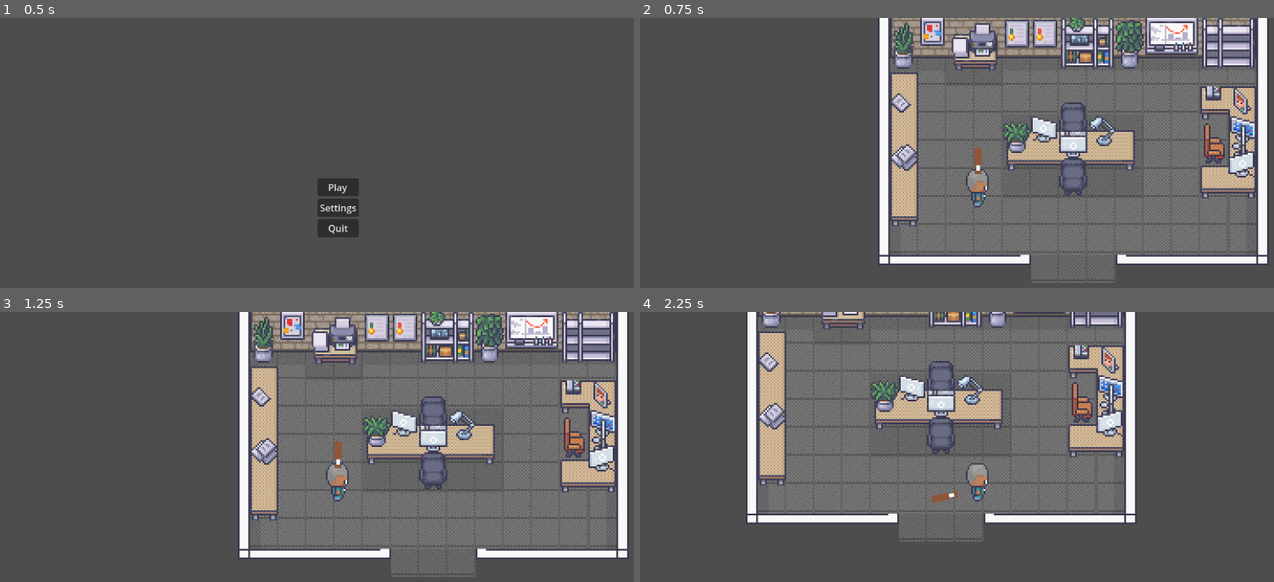
Above: before the commit, frames 1-4 (two rows, left to right).
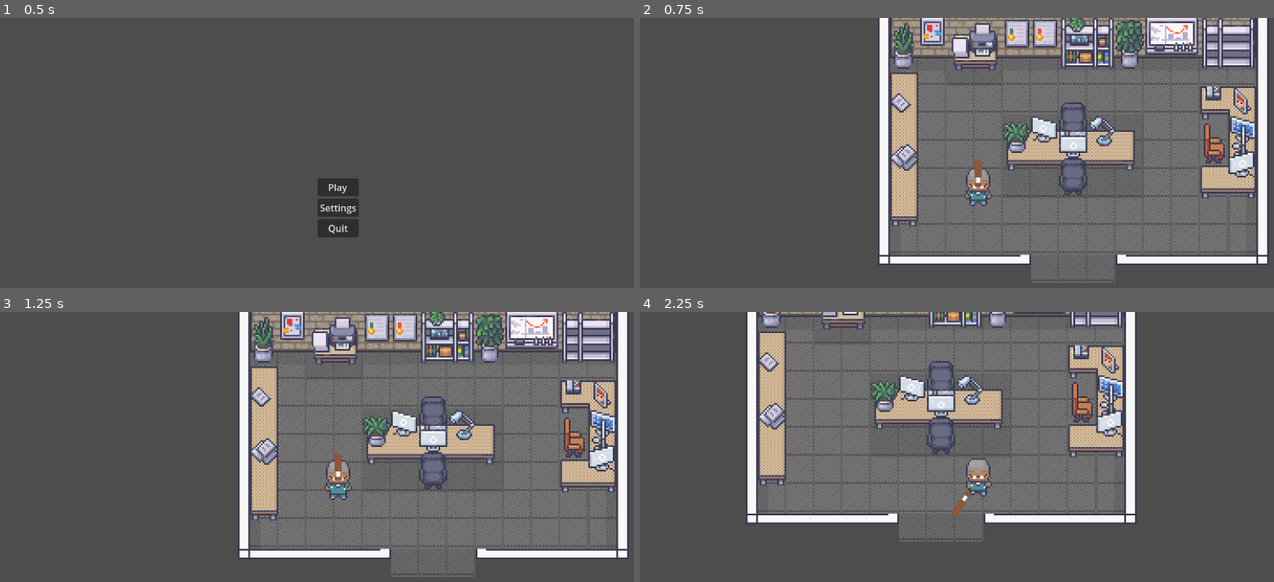
Above: after the commit, the same moments.

Repository: Towafius/AdroitGameJam
Game: Godot game, scene res://Scenes/Menu/MainMenu.tscn
Same seed, same stepped clock (60 frames per second), same inputs: the game is played once before the commit and once after it.
Inputs (mouse positions are in pixels of both pictures, inside the frame that each line leads up to):
- Up to frame 1 (0.5 s): no input
- Up to frame 2 (0.75 s): click "Play" at 0.5 s
- Up to frame 3 (1.25 s): no input
- Up to frame 4 (2.25 s): tap Enter at 1.25 s; move the mouse to (1128, 482) at 1.27 s; press the mouse at (1128, 482) at 1.28 s; hold D (move_right) 1.28-2.03 s; move the mouse to (842, 519) at 2.02 s; release the mouse at (842, 519) at 2.03 s; hold S (move_down) from 2.03 s (still down); click (842, 519) at 2.1 s

Frame 1 is identical in both runs. In frame 2, 0.4% of the frame differs, in the area x 51-56%, y 48-71%; in frame 3, 0.4%; in frame 4, 0.6%, in the area x 45-56%, y 54-76%.

Commit message:
Player Animations

Diff:
--- a/adriotgamejam2025/Scenes/Player/player.gd
+++ b/adriotgamejam2025/Scenes/Player/player.gd
@@ -1,7 +1,10 @@
 extends CharacterBody2D
 
+@onready var animation_player: AnimationPlayer = $AnimationPlayer
 
 const SPEED = 100
+
+var last_direction = Vector2(0,1)
 
 func _physics_process(delta: float) -> void:
 	# Get the input direction and handle the movement/deceleration.
@@ -15,4 +18,36 @@
 		velocity.x = move_toward(velocity.x, 0, SPEED)
 		velocity.y = move_toward(velocity.y, 0, SPEED)
 
+	handle_animation(direction)
+
+	if(direction):
+		last_direction = direction
+
 	move_and_slide()
+
+
+func handle_animation(direction:Vector2):
+	if(direction.is_equal_approx(Vector2.ZERO)):
+		if last_direction.x:
+			if last_direction.x > 0:
+				animation_player.play("idle_right")
+			else:
+				animation_player.play("idle_left")
+		elif last_direction.y:
+			if last_direction.y > 0:
+				animation_player.play("idle_down")
+			else:
+				animation_player.play("idle_up")
+		else:
+			animation_player.play("idle_down")
+	else:
+		if direction.x:
+			if direction.x > 0:
+				animation_player.play("walk_right")
+			else:
+				animation_player.play("walk_left")
+		else:
+			if direction.y > 0:
+				animation_player.play("walk_down")
+			else:
+				animation_player.play("walk_up")
--- a/adriotgamejam2025/Scenes/Player/player.tscn
+++ b/adriotgamejam2025/Scenes/Player/player.tscn
@@ -1,22 +1,250 @@
-[gd_scene load_steps=7 format=3 uid="uid://beiqmv6x223mi"]
+[gd_scene load_steps=21 format=3 uid="uid://beiqmv6x223mi"]
 
 [ext_resource type="Script" uid="uid://co4mhxtf1ubni" path="res://Scenes/Player/player.gd" id="1_a3d8c"]
 [ext_resource type="Texture2D" uid="uid://t0c8wxdohox4" path="res://Assets/moderninteriors-win/16x16/Premade_Character_14.png" id="2_mtuoh"]
 [ext_resource type="Script" uid="uid://dgbgdpglom8q6" path="res://Scenes/Player/weapon.gd" id="3_mtuoh"]
 [ext_resource type="Texture2D" uid="uid://383pqc2hpso0" path="res://Art/bat.png" id="4_htcer"]
 
+[sub_resource type="Animation" id="Animation_mtuoh"]
+resource_name = "idle_right"
+length = 1.2
+loop_mode = 1
+step = 0.2
+tracks/0/type = "value"
+tracks/0/imported = false
+tracks/0/enabled = true
+tracks/0/path = NodePath("PlayerSprite:frame")
+tracks/0/interp = 1
+tracks/0/loop_wrap = true
+tracks/0/keys = {
+"times": PackedFloat32Array(0.01, 0.2, 0.4, 0.6, 0.8, 1),
+"transitions": PackedFloat32Array(1, 1, 1, 1, 1, 1),
+"update": 1,
+"values": [56, 57, 58, 59, 60, 61]
+}
+
+[sub_resource type="Animation" id="Animation_htcer"]
+length = 0.001
+tracks/0/type = "value"
+tracks/0/imported = false
+tracks/0/enabled = true
+tracks/0/path = NodePath("PlayerSprite:frame")
+tracks/0/interp = 1
+tracks/0/loop_wrap = true
+tracks/0/keys = {
+"times": PackedFloat32Array(0),
+"transitions": PackedFloat32Array(1),
+"update": 1,
+"values": [0]
+}
+
+[sub_resource type="Animation" id="Animation_dd0ac"]
+resource_name = "idle_up"
+length = 1.2
+loop_mode = 1
+step = 0.2
+tracks/0/type = "value"
+tracks/0/imported = false
+tracks/0/enabled = true
+tracks/0/path = NodePath("PlayerSprite:frame")
+tracks/0/interp = 1
+tracks/0/loop_wrap = true
+tracks/0/keys = {
+"times": PackedFloat32Array(0.01, 0.2, 0.4, 0.6, 0.8, 1),
+"transitions": PackedFloat32Array(1, 1, 1, 1, 1, 1),
+"update": 1,
+"values": [62, 63, 64, 65, 66, 67]
+}
+
+[sub_resource type="Animation" id="Animation_0u5uq"]
+resource_name = "idle_left"
+length = 1.2
+loop_mode = 1
+step = 0.2
+tracks/0/type = "value"
+tracks/0/imported = false
+tracks/0/enabled = true
+tracks/0/path = NodePath("PlayerSprite:frame")
+tracks/0/interp = 1
+tracks/0/loop_wrap = true
+tracks/0/keys = {
+"times": PackedFloat32Array(0.01, 0.2, 0.4, 0.6, 0.8, 1),
+"transitions": PackedFloat32Array(1, 1, 1, 1, 1, 1),
+"update": 1,
+"values": [68, 69, 70, 71, 72, 73]
+}
+
+[sub_resource type="Animation" id="Animation_jlvik"]
+resource_name = "idle_down"
+length = 1.2
+loop_mode = 1
+step = 0.2
+tracks/0/type = "value"
+tracks/0/imported = false
+tracks/0/enabled = true
+tracks/0/path = NodePath("PlayerSprite:frame")
+tracks/0/interp = 1
+tracks/0/loop_wrap = true
+tracks/0/keys = {
+"times": PackedFloat32Array(0.01, 0.2, 0.4, 0.6, 0.8, 1),
+"transitions": PackedFloat32Array(1, 1, 1, 1, 1, 1),
+"update": 1,
+"values": [74, 75, 76, 77, 78, 79]
+}
+
+[sub_resource type="Animation" id="Animation_gk6dx"]
+resource_name = "walk_right"
+length = 1.2
+loop_mode = 1
+step = 0.2
+tracks/0/type = "value"
+tracks/0/imported = false
+tracks/0/enabled = true
+tracks/0/path = NodePath("PlayerSprite:frame")
+tracks/0/interp = 1
+tracks/0/loop_wrap = true
+tracks/0/keys = {
+"times": PackedFloat32Array(0, 0.2, 0.4, 0.6, 0.8, 1),
+"transitions": PackedFloat32Array(1, 1, 1, 1, 1, 1),
+"update": 1,
+"values": [112, 113, 114, 115, 116, 117]
+}
+
+[sub_resource type="Animation" id="Animation_jhyir"]
+resource_name = "walk_up"
+length = 1.2
+loop_mode = 1
+step = 0.2
+tracks/0/type = "value"
+tracks/0/imported = false
+tracks/0/enabled = true
+tracks/0/path = NodePath("PlayerSprite:frame")
+tracks/0/interp = 1
+tracks/0/loop_wrap = true
+tracks/0/keys = {
+"times": PackedFloat32Array(0, 0.2, 0.4, 0.6, 0.8, 1),
+"transitions": PackedFloat32Array(1, 1, 1, 1, 1, 1),
+"update": 1,
+"values": [118, 119, 120, 121, 122, 123]
+}
+
+[sub_resource type="Animation" id="Animation_74mp2"]
+resource_name = "walk_left"
+length = 1.2
+loop_mode = 1
+step = 0.2
+tracks/0/type = "value"
+tracks/0/imported = false
+tracks/0/enabled = true
+tracks/0/path = NodePath("PlayerSprite:frame")
+tracks/0/interp = 1
+tracks/0/loop_wrap = true
+tracks/0/keys = {
+"times": PackedFloat32Array(0, 0.2, 0.4, 0.6, 0.8, 1),
+"transitions": PackedFloat32Array(1, 1, 1, 1, 1, 1),
+"update": 1,
+"values": [124, 125, 126, 127, 128, 129]
+}
+
+[sub_resource type="Animation" id="Animation_oikmp"]
+resource_name = "walk_down"
+length = 1.2
+loop_mode = 1
+step = 0.2
+tracks/0/type = "value"
+tracks/0/imported = false
+tracks/0/enabled = true
+tracks/0/path = NodePath("PlayerSprite:frame")
+tracks/0/interp = 1
+tracks/0/loop_wrap = true
+tracks/0/keys = {
+"times": PackedFloat32Array(0, 0.2, 0.4, 0.6, 0.8, 1),
+"transitions": PackedFloat32Array(1, 1, 1, 1, 1, 1),
+"update": 1,
+"values": [130, 131, 132, 133, 134, 135]
+}
+
+[sub_resource type="AnimationLibrary" id="AnimationLibrary_oikmp"]
+_data = {
+&"RESET": SubResource("Animation_htcer"),
+&"idle_down": SubResource("Animation_jlvik"),
+&"idle_left": SubResource("Animation_0u5uq"),
+&"idle_right": SubResource("Animation_mtuoh"),
+&"idle_up": SubResource("Animation_dd0ac"),
+&"walk_down": SubResource("Animation_oikmp"),
+&"walk_left": SubResource("Animation_74mp2"),
+&"walk_right": SubResource("Animation_gk6dx"),
+&"walk_up": SubResource("Animation_jhyir")
+}
+
 [sub_resource type="CapsuleShape2D" id="CapsuleShape2D_a3d8c"]
 radius = 3.0
 height = 8.0
 
 [sub_resource type="CapsuleShape2D" id="CapsuleShape2D_mtuoh"]
 radius = 2.0
-height = 20.0
+height = 16.0
+
+[sub_resource type="Animation" id="Animation_06tpx"]
+resource_name = "Swing"
+tracks/0/type = "value"
+tracks/0/imported = false
+tracks/0/enabled = true
+tracks/0/path = NodePath("Sprite2D:rotation")
+tracks/0/interp = 1
+tracks/0/loop_wrap = true
+tracks/0/keys = {
+"times": PackedFloat32Array(0, 0.1, 1),
+"transitions": PackedFloat32Array(1, 1, 1),
+"update": 0,
+"values": [0.698132, 2.44346, 1.5708]
+}
+
+[sub_resource type="Animation" id="Animation_7g0yx"]
+length = 0.001
+tracks/0/type = "value"
+tracks/0/imported = false
+tracks/0/enabled = true
+tracks/0/path = NodePath("Sprite2D:rotation")
+tracks/0/interp = 1
+tracks/0/loop_wrap = true
+tracks/0/keys = {
+"times": PackedFloat32Array(0),
+"transitions": PackedFloat32Array(1),
+"update": 0,
+"values": [1.5708]
+}
+
+[sub_resource type="Animation" id="Animation_dey5f"]
+resource_name = "Swing_2"
+tracks/0/type = "value"
+tracks/0/imported = false
+tracks/0/enabled = true
+tracks/0/path = NodePath("Sprite2D:rotation")
+tracks/0/interp = 1
+tracks/0/loop_wrap = true
+tracks/0/keys = {
+"times": PackedFloat32Array(-0.0333333, 0.1, 1),
+"transitions": PackedFloat32Array(1, 1, 1),
+"update": 0,
+"values": [2.44346, 0.523599, 1.5708]
+}
+
+[sub_resource type="AnimationLibrary" id="AnimationLibrary_r5xpd"]
+_data = {
+&"RESET": SubResource("Animation_7g0yx"),
+&"Swing": SubResource("Animation_06tpx"),
+&"Swing_2": SubResource("Animation_dey5f")
+}
 
 [node name="Player" type="CharacterBody2D"]
+y_sort_enabled = true
 script = ExtResource("1_a3d8c")
 
 [node name="AnimationPlayer" type="AnimationPlayer" parent="."]
+libraries = {
+&"": SubResource("AnimationLibrary_oikmp")
+}
 
 [node name="PlayerSprite" type="Sprite2D" parent="."]
 position = Vector2(0, -15.6)
@@ -32,16 +260,29 @@
 zoom = Vector2(3, 3)
 
 [node name="WeaponPivot" type="Node2D" parent="."]
-position = Vector2(0, -7)
+y_sort_enabled = true
+position = Vector2(0, -6)
 script = ExtResource("3_mtuoh")
 
 [node name="Sprite2D" type="Sprite2D" parent="WeaponPivot"]
-position = Vector2(20, 0)
+position = Vector2(6, 0.209396)
 rotation = 1.5708
 texture = ExtResource("4_htcer")
+offset = Vector2(-0.209397, -8)
 
 [node name="Area2D" type="Area2D" parent="WeaponPivot/Sprite2D"]
+position = Vector2(-0.0944708, -6.9958)
 
 [node name="CollisionShape2D" type="CollisionShape2D" parent="WeaponPivot/Sprite2D/Area2D"]
-position = Vector2(1.31134e-07, 3)
+position = Vector2(-0.0944705, 0.00420475)
 shape = SubResource("CapsuleShape2D_mtuoh")
+
+[node name="WeaponAnimator" type="AnimationPlayer" parent="WeaponPivot"]
+libraries = {
+&"": SubResource("AnimationLibrary_r5xpd")
+}
+
+[node name="Attack_Timer" type="Timer" parent="WeaponPivot"]
+wait_time = 0.6
+
+[connection signal="timeout" from="WeaponPivot/Attack_Timer" to="WeaponPivot" method="_on_attack_timer_timeout"]
--- a/adriotgamejam2025/Scenes/Player/weapon.gd
+++ b/adriotgamejam2025/Scenes/Player/weapon.gd
@@ -1,5 +1,15 @@
 extends Node2D
 
+@onready var weapon_animator: AnimationPlayer = $WeaponAnimator
+@onready var attack_timer: Timer = $Attack_Timer
+
+enum Attacks{
+	swing,
+	swing2
+}
+
+var last_attack:int=-1
+var can_attack:bool = true
 
 # Called when the node enters the scene tree for the first time.
 func _ready() -> void:
@@ -9,3 +19,17 @@
 # Called every frame. 'delta' is the elapsed time since the previous frame.
 func _process(delta: float) -> void:
 	look_at(get_global_mouse_position())
+
+	if Input.is_action_pressed("attack") && can_attack:
+		if(last_attack != Attacks.swing):
+			last_attack = Attacks.swing
+			weapon_animator.play("Swing")
+		else:
+			last_attack = Attacks.swing2
+			weapon_animator.play("Swing_2")
+		attack_timer.start()
+		can_attack = false
+
+
+func _on_attack_timer_timeout() -> void:
+	can_attack = true
--- a/adriotgamejam2025/project.godot
+++ b/adriotgamejam2025/project.godot
@@ -41,6 +41,11 @@
 , Object(InputEventKey,"resource_local_to_scene":false,"resource_name":"","device":-1,"window_id":0,"alt_pressed":false …(186 unchanged characters)…
 ]
 }
+attack={
+"deadzone": 0.2,
+"events": [Object(InputEventMouseButton,"resource_local_to_scene":false,"resource_name":"","device":-1,"window_id":0,"alt_pressed":false,"shift_pressed":false,"ctrl_pressed":false,"meta_pressed":false,"button_mask":0,"position":Vector2(0, 0),"global_position":Vector2(0, 0),"factor":1.0,"button_index":1,"canceled":false,"pressed":false,"double_click":false,"script":null)
+]
+}
 
 [layer_names]
 
